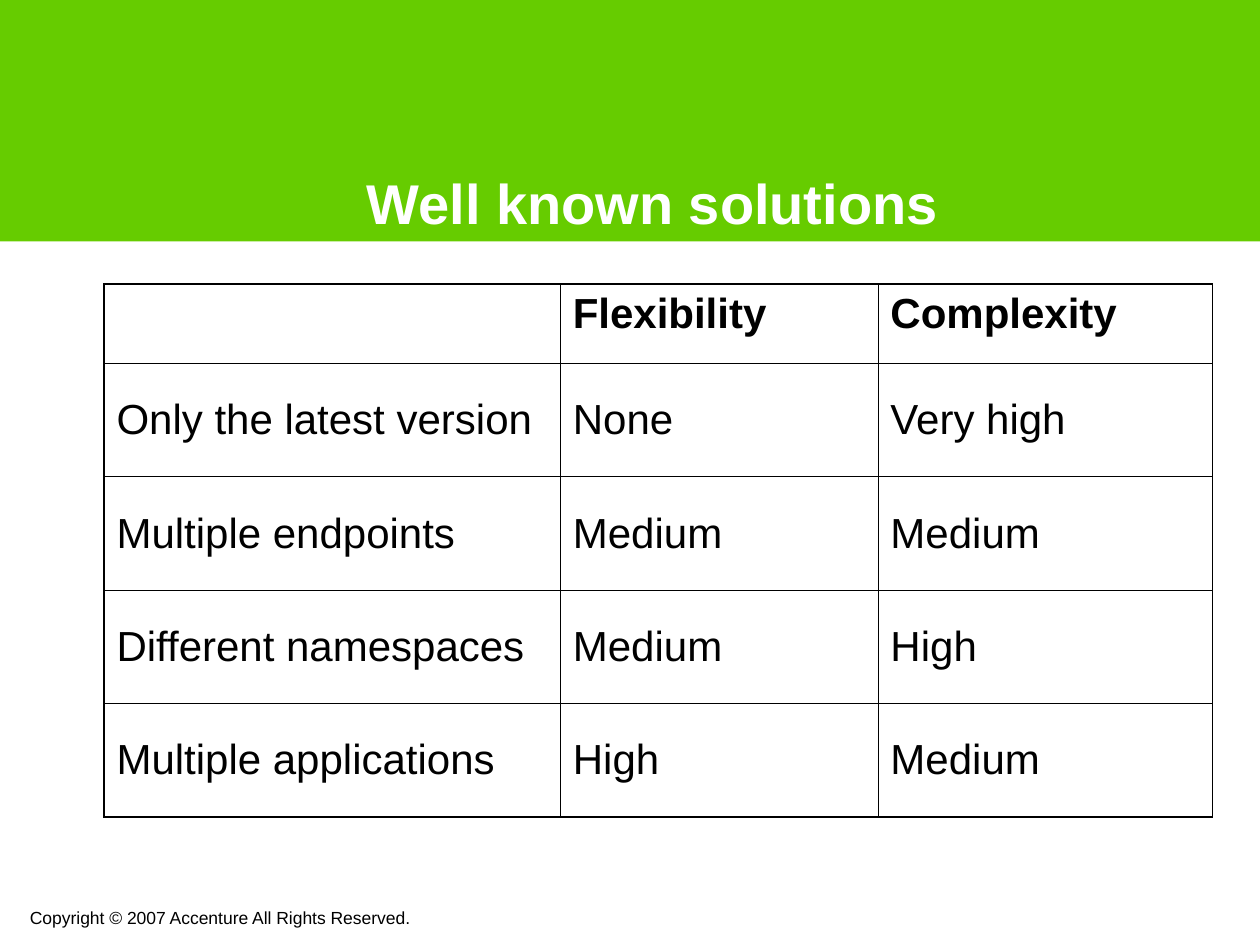
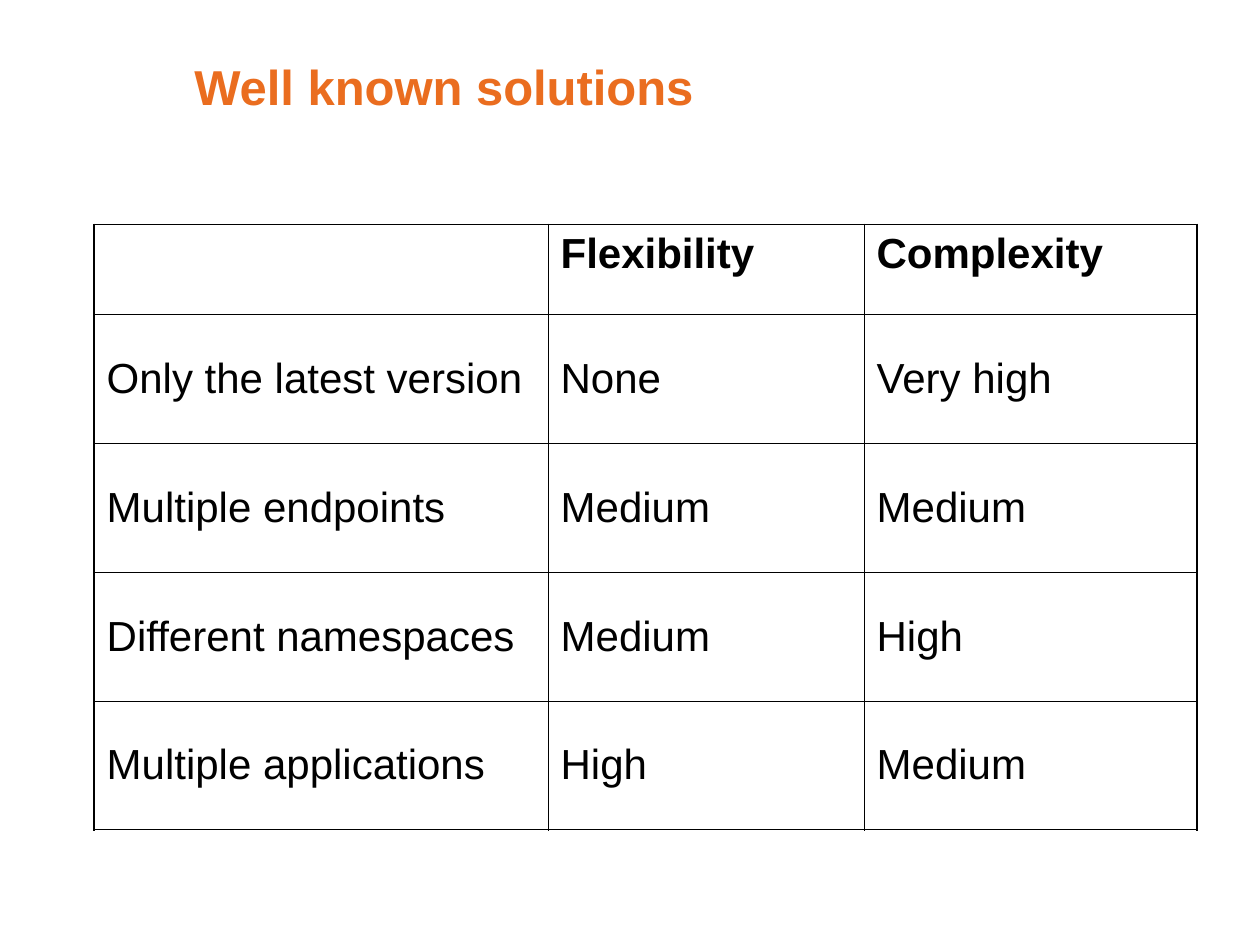
Before and after one commit to noushadali/osgi-samples, a slide deck: slide 6 of congress-registration/documentation/Webservice versioning using osgi.ppt. Drawn at 1260x945 pixels with LibreOffice and Linux fonts; fonts in the diff are those of the drawing; background and template pictures are left out. Boxes give left, top, right and bottom in pixels: in the first picture for what was removed or moved away, otherwise in the second. Text is boxed around its words. In the diff, an @@ line names an element or a change of style, - is before the commit and + after.

```diff
--- a/congress-registration/documentation/Webservice versioning using osgi.ppt
+++ b/congress-registration/documentation/Webservice versioning using osgi.ppt
@@ rectangle removed at [0,0,1260,242] @@
@@ title "Well known solutions": place and size @@
-title "Well known solutions" at [367,183,938,225]
+title "Well known solutions" at [194,69,693,106]
@@ title "Well known solutions" at [194,69,693,106]: size 32 to 28 pt, text colour #FFFFFF to #EA6D1F; vertical alignment bottom to middle @@
@@ table: place and size @@
-table at [105,284,1212,816]
+table at [94,224,1197,829]
@@ text removed at [30,911,411,928] @@
-Copyright © 2007 Accenture All Rights Reserved.
```
Also in this commit, not shown: 17 other slides changed, 1 slide added, 2 slides removed.
